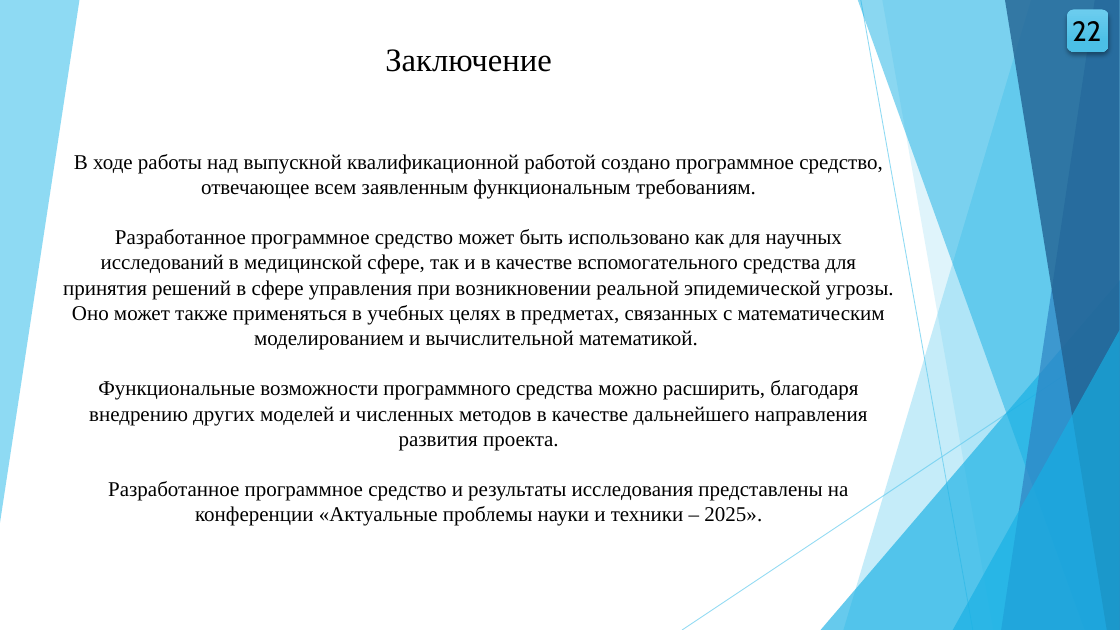
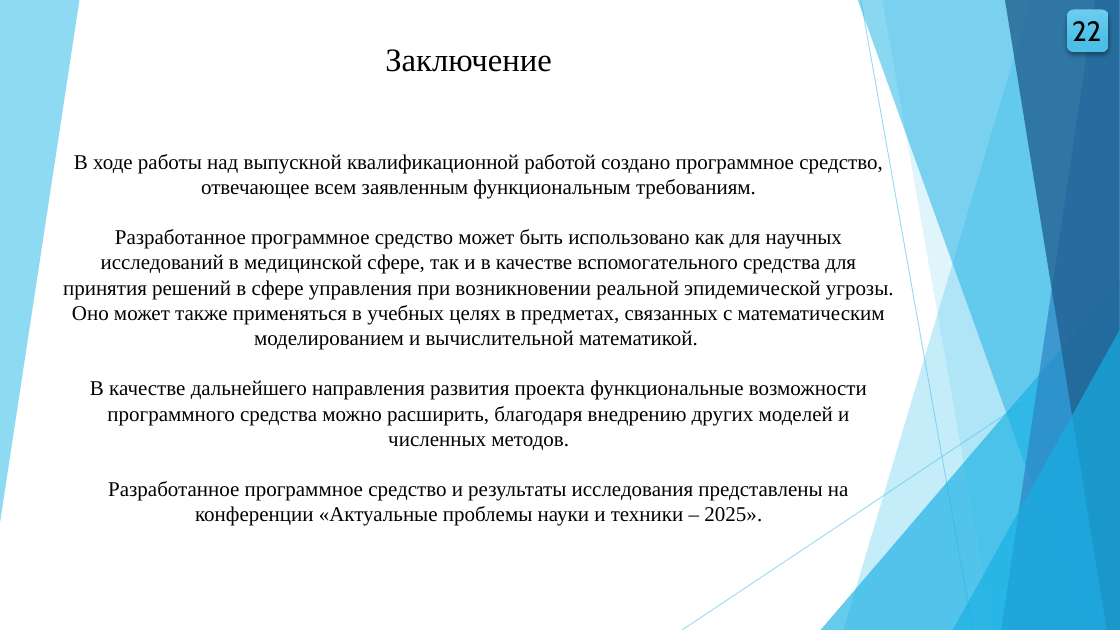
Before and after one commit to wolfufu/EpidemicModelsApp, a slide deck: slide 22 of VKR_Volkova_VMO41.pptx. Drawn at 1120x630 pixels with LibreOffice and Linux fonts; fonts in the diff are those of the drawing. Boxes give left, top, right and bottom in pixels: in the first picture for what was removed or moved away, otherwise in the second. Text is boxed around its words. In the diff, an @@ line names an element or a change of style, - is before the commit and + after.

```diff
--- a/VKR_Volkova_VMO41.pptx
+++ b/VKR_Volkova_VMO41.pptx
@@ text at [90,380,867,450]: text changed @@
-Функциональные возможности программного средства можно расширить, благодаря внедрению других моделей и численных методов в качестве дальнейшего направления развития проекта.
+В качестве дальнейшего направления развития проекта функциональные возможности программного средства можно расширить, благодаря внедрению других моделей и численных методов.
```
Also in this commit, not shown: 10 other slides changed, 5 other files.
